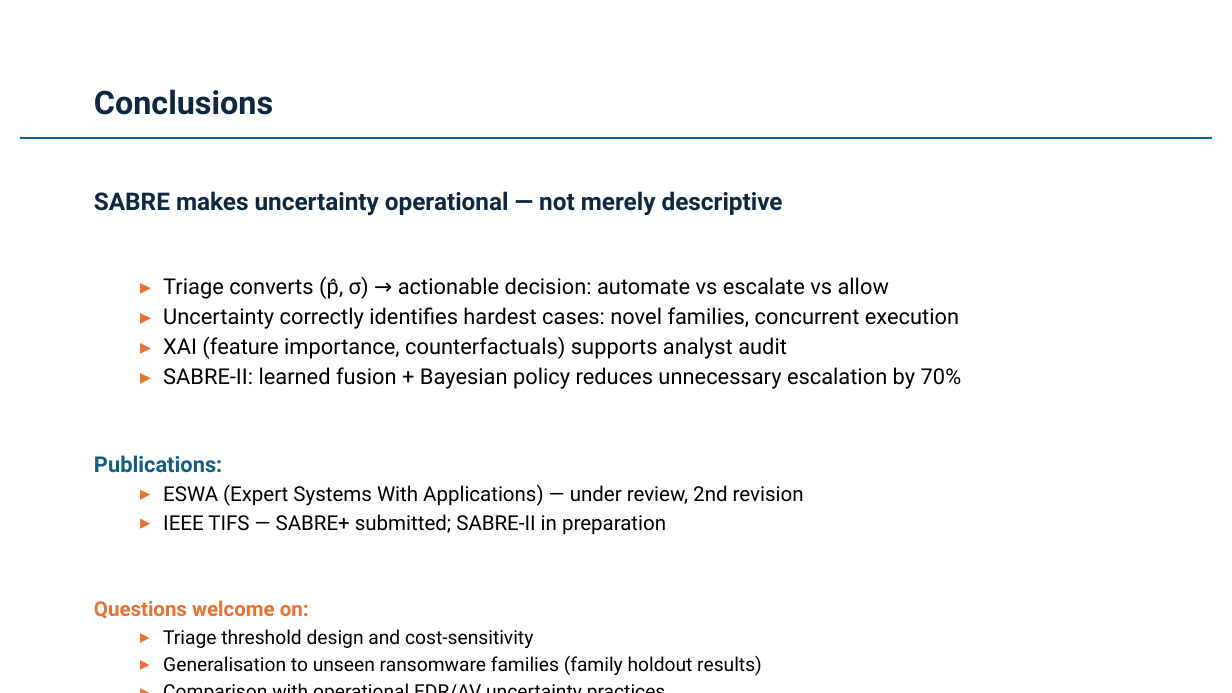
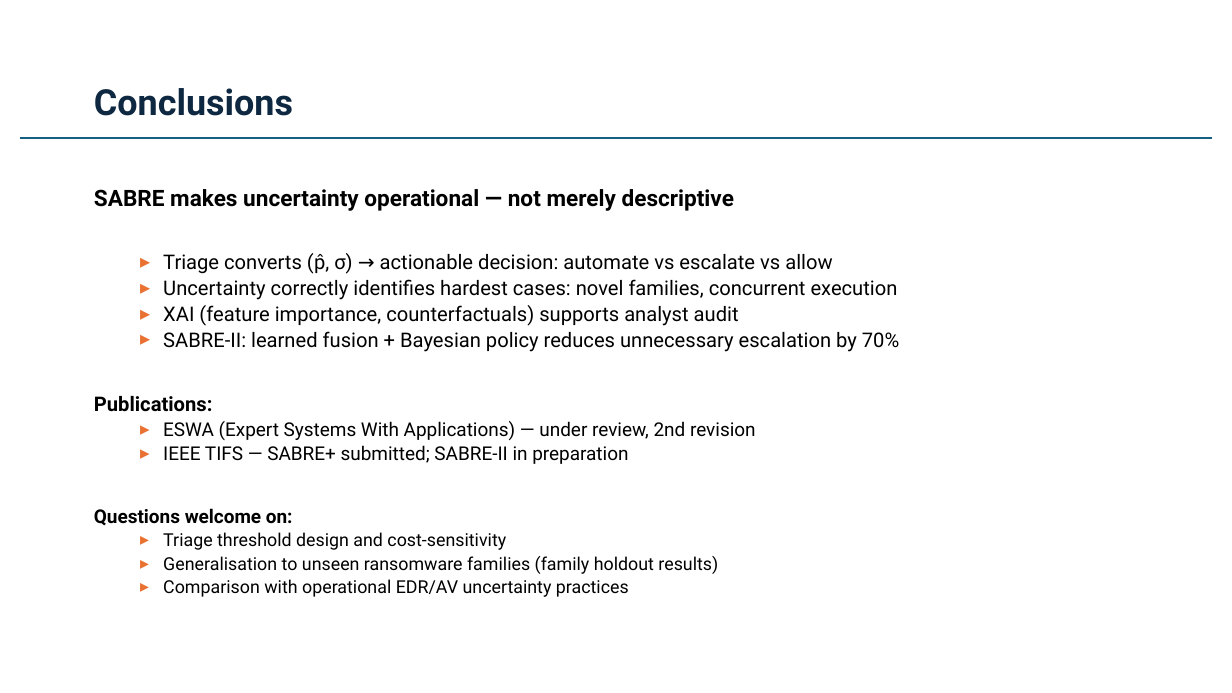
Before and after one commit to Henrinnes/Agentic_SABRE, a slide deck: slide 11 of SABRE_CRANE_SIG_2026.pptx (slide 9 before the commit). Drawn at 1232x693 pixels with LibreOffice and Linux fonts; fonts in the diff are those of the drawing. Boxes give left, top, right and bottom in pixels: in the first picture for what was removed or moved away, otherwise in the second. Text is boxed around its words. In the diff, an @@ line names an element or a change of style, - is before the commit and + after.

```diff
--- a/SABRE_CRANE_SIG_2026.pptx
+++ b/SABRE_CRANE_SIG_2026.pptx
@@ title "Conclusions" at bbox=[94, 88, 293, 116]: size 25.2 to 28 pt @@
@@ text "SABRE makes uncertainty operational — ..." at bbox=[94, 189, 899, 597]: size 19 to 17.6 pt, text colour #0E2841 to #000000 in "SABRE makes uncertainty operational — not merely ..."; size 17 to 15.7 pt in "Triage converts (p̂, σ) → actionable decision: ...", "Uncertainty correctly identifies hardest cases: novel famili ...", "XAI (feature importance, counterfactuals) supports analyst a ...", "SABRE-II: learned fusion + Bayesian policy reduces ..." and 1 more places; text colour #156082 to #000000 in "Publications:"; size 16 to 14.8 pt in "ESWA (Expert Systems With Applications) — under ...", "IEEE TIFS — SABRE+ submitted; SABRE-II in ...", "Questions welcome on:"; text colour #E97132 to #000000 in "Questions welcome on:"; size 15 to 13.9 pt in "Triage threshold design and cost-sensitivity", "Generalisation to unseen ransomware families (family holdout ...", "Comparison with operational EDR/AV uncertainty practices"; line spacing 0.9 to 0.8 @@
```
Also in this commit, not shown: 7 other slides changed, 2 slides added.
